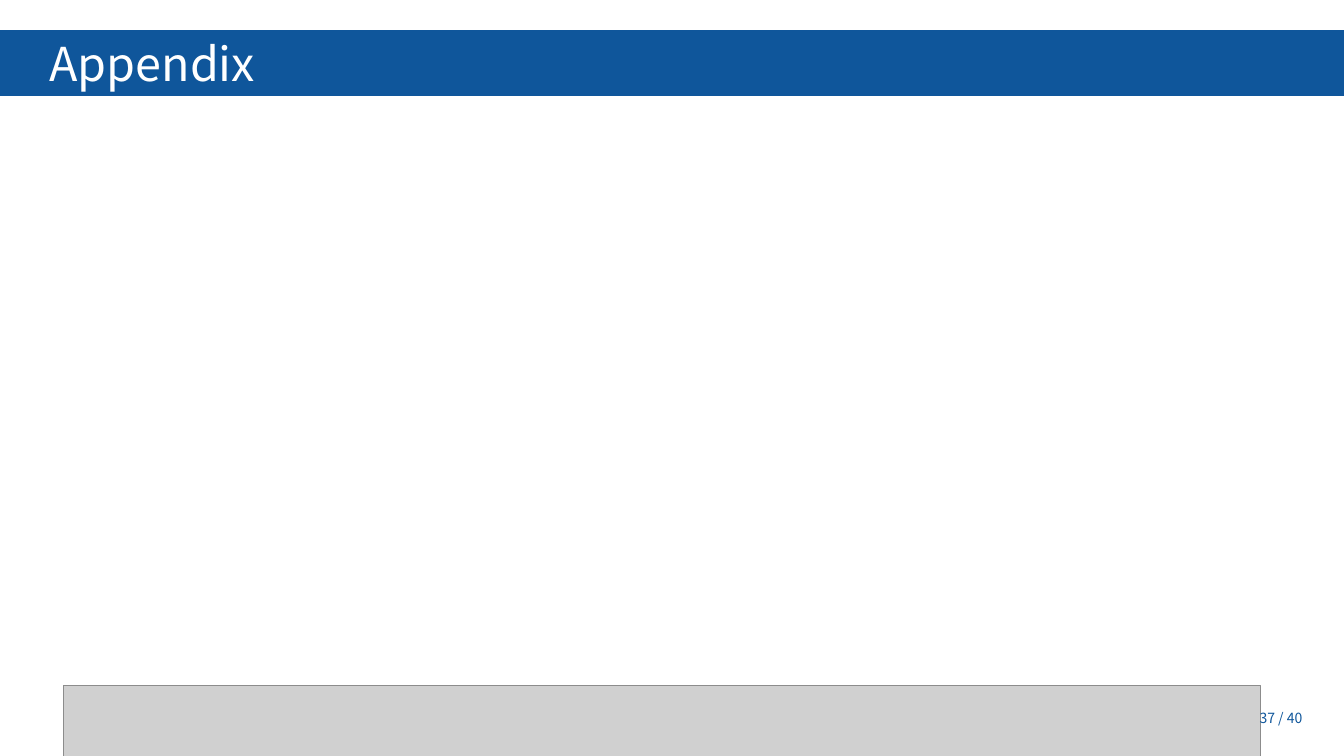
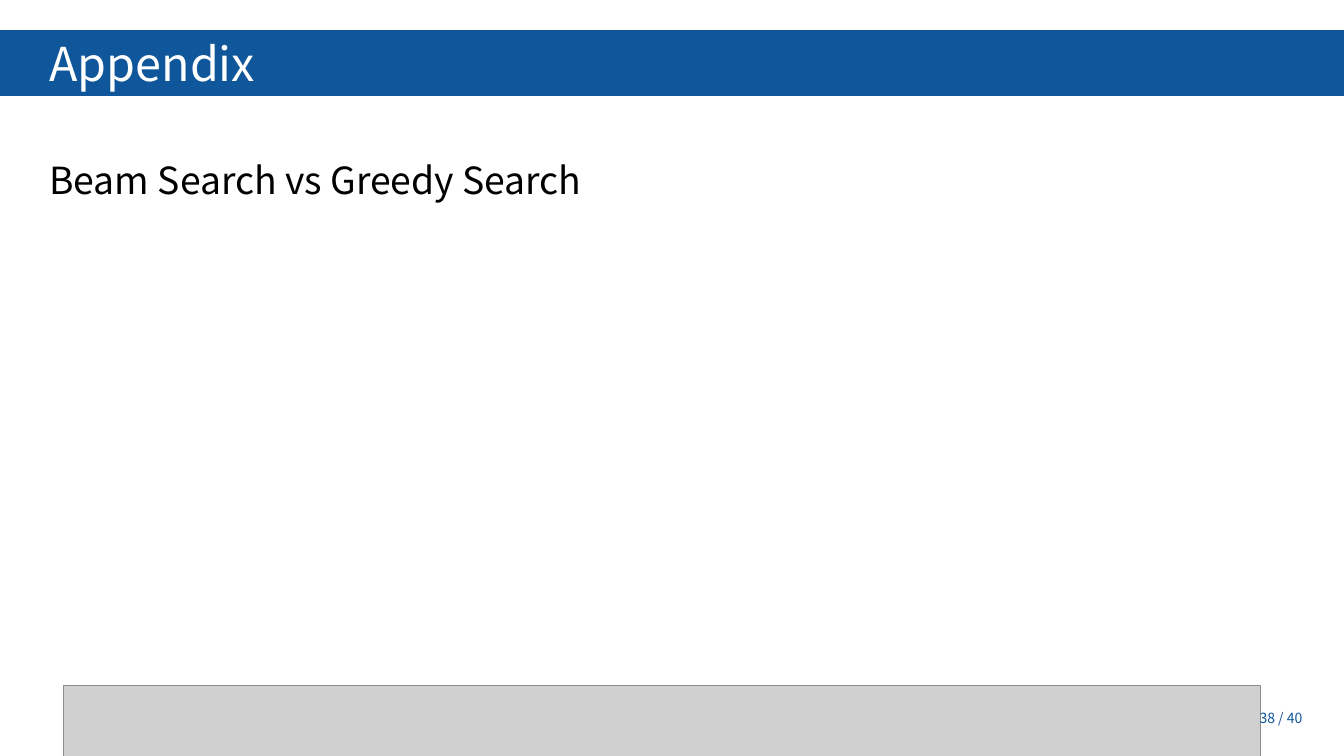
Before and after one commit to Tiabet/Paper-for-ML-DL, a slide deck: slide 38 of 세미나/BART_김정현.pptx (slide 37 before the commit). Drawn at 1344x756 pixels with LibreOffice and Linux fonts; fonts in the diff are those of the drawing; grey boxes stand for pictures; background and template pictures are left out. Boxes give left, top, right and bottom in pixels: in the first picture for what was removed or moved away, otherwise in the second. Text is boxed around its words. In the diff, an @@ line names an element or a change of style, - is before the commit and + after.

```diff
--- a/세미나/BART_김정현.pptx
+++ b/세미나/BART_김정현.pptx
@@ text added at bbox=[49, 164, 581, 203], 40 pt, text #000000 @@
+Beam Search vs Greedy Search
@@ page number at bbox=[1260, 709, 1303, 727]: text changed @@
-37 / 40
+38 / 40
```
Also in this commit, not shown: 3 other slides changed, 2 slides added, 13 other files.
